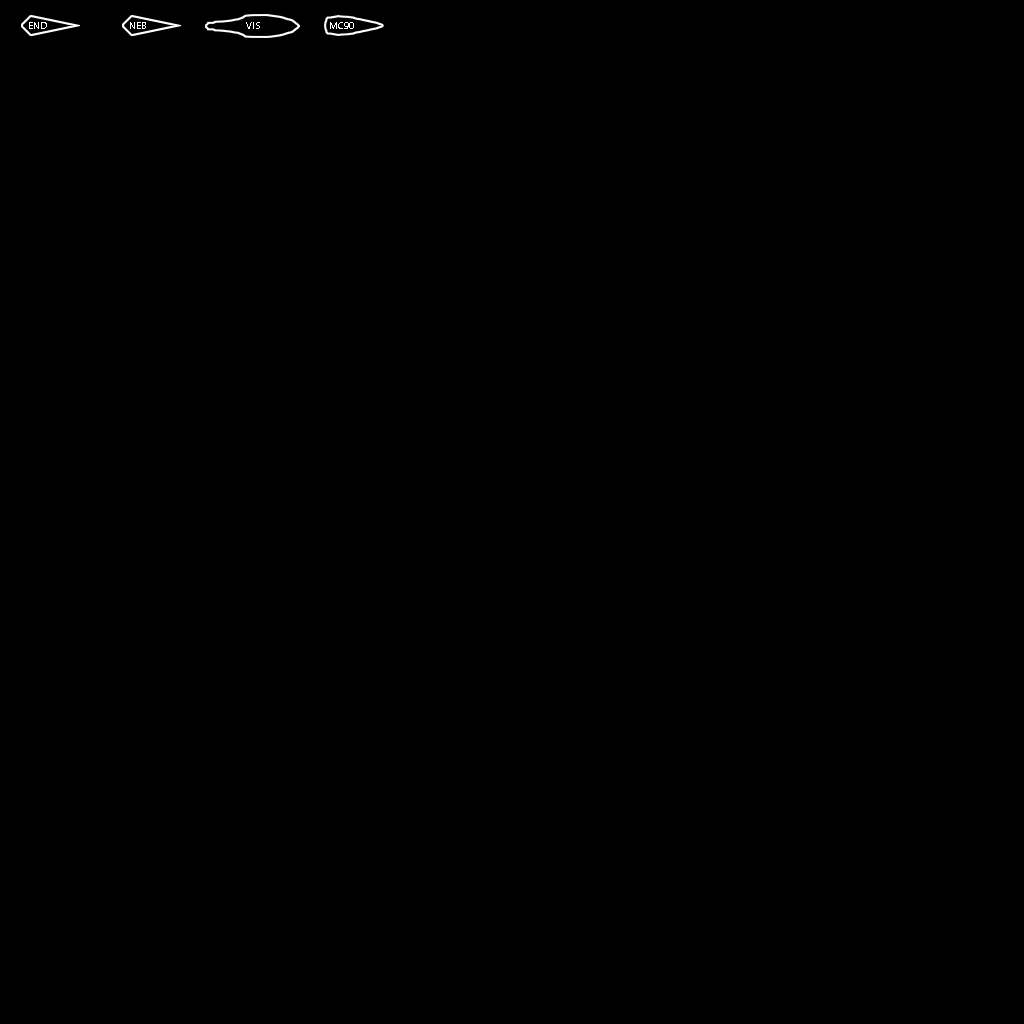
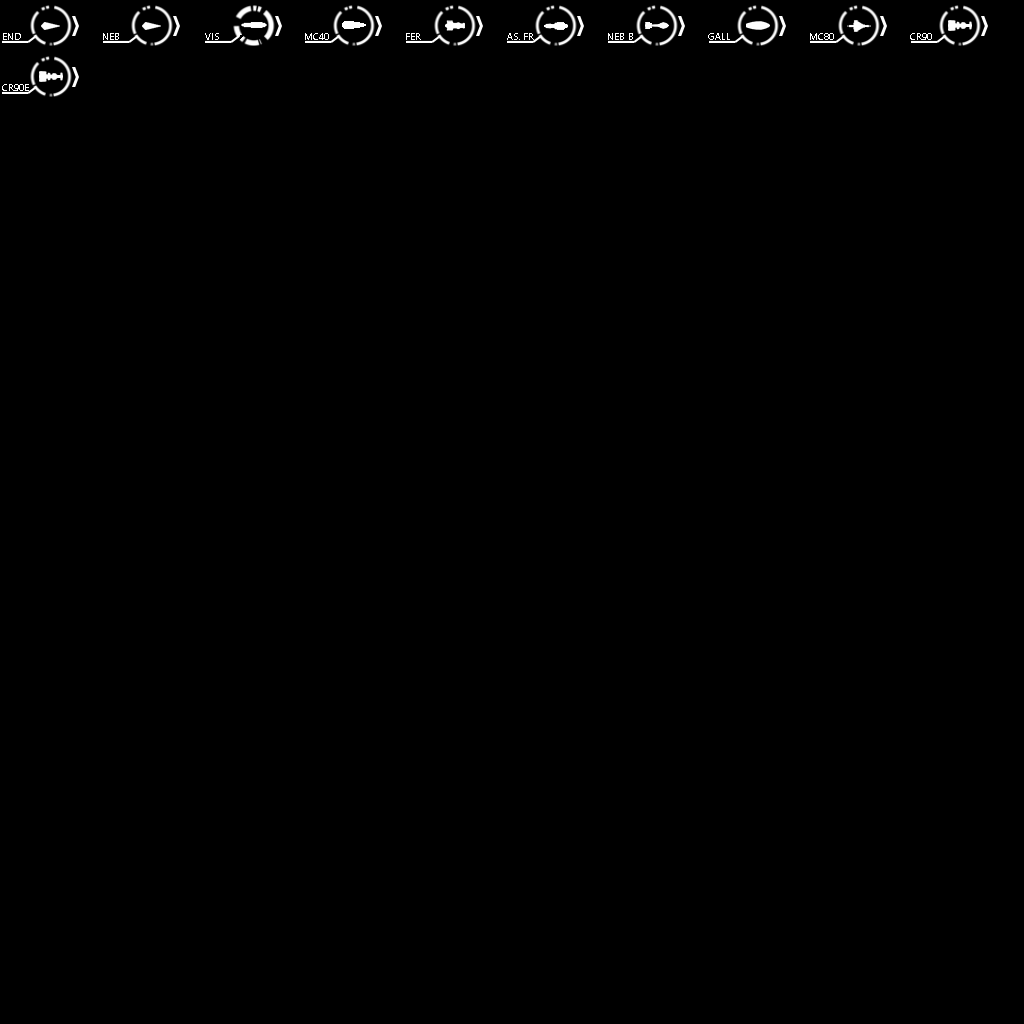
The second 1024px x 1024px image is a revision of the first. Changes to its layers:
added group "CR90A" with 3 layers above "CR90" over [2, 56, 79, 97]
added layer "Indicator" (1st of 2, in "CR90A") in group "CR90A" over [2, 56, 79, 97]
added group "CR90" (1st of 2) with 3 layers above "MC80" over [910, 5, 988, 46]
added layer "Layer 37" (1st of 7, in "CR90") in group "CR90" over [911, 5, 988, 46]
added group "MC80" (1st of 2) with 3 layers above "Gallofree Transport" over [810, 5, 887, 46]
added layer "Layer 37" (2nd of 7, in "MC80") in group "MC80" over [810, 5, 887, 46]
added group "Gallofree Transport" with 3 layers above "Nebulon-B" over [708, 5, 786, 46]
added layer "Layer 37" (3rd of 7, in "Gallofree Transport") in group "Gallofree Transport" over [709, 5, 786, 46]
added group "Nebulon-B" with 3 layers above "Assault Frigate" over [608, 5, 685, 46]
added layer "Layer 37" (4th of 7, in "Nebulon-B") in group "Nebulon-B" over [608, 5, 685, 46]
added group "Assault Frigate" with 3 layers above "Ferret" over [507, 5, 584, 46]
added layer "Layer 37" (5th of 7, in "Assault Frigate") in group "Assault Frigate" over [507, 5, 584, 46]
added group "Ferret" with 3 layers above "MC90" over [406, 5, 483, 46]
added layer "Layer 37" (6th of 7, in "Ferret") in group "Ferret" over [406, 5, 483, 46]
added group "MC90" with 3 layers above "Viscount-class" over [305, 5, 382, 46]
added layer "Layer 37" (7th of 7, in "MC90") in group "MC90" over [305, 5, 382, 46]
added group "Viscount-class" with 3 layers above "Nebula-class" over [205, 5, 282, 46]
added layer "Layer 35" in group "Viscount-class" over [205, 5, 282, 46]
added group "Nebula-class" with 3 layers above "Endurance-class" over [103, 5, 180, 46]
added layer "Layer 36" in group "Nebula-class" over [103, 5, 180, 46]
added group "Endurance-class" with 3 layers above "Grid" over [2, 5, 79, 46]
…and 28 more changes (20 added, 3 moved_by, 5 removed, 3 stack)
